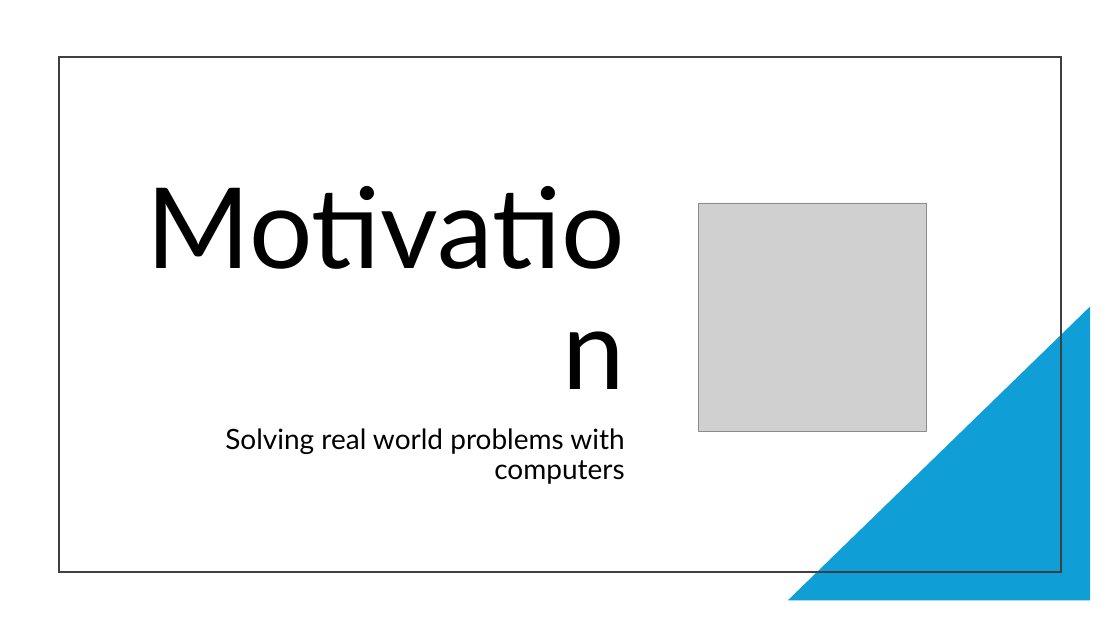
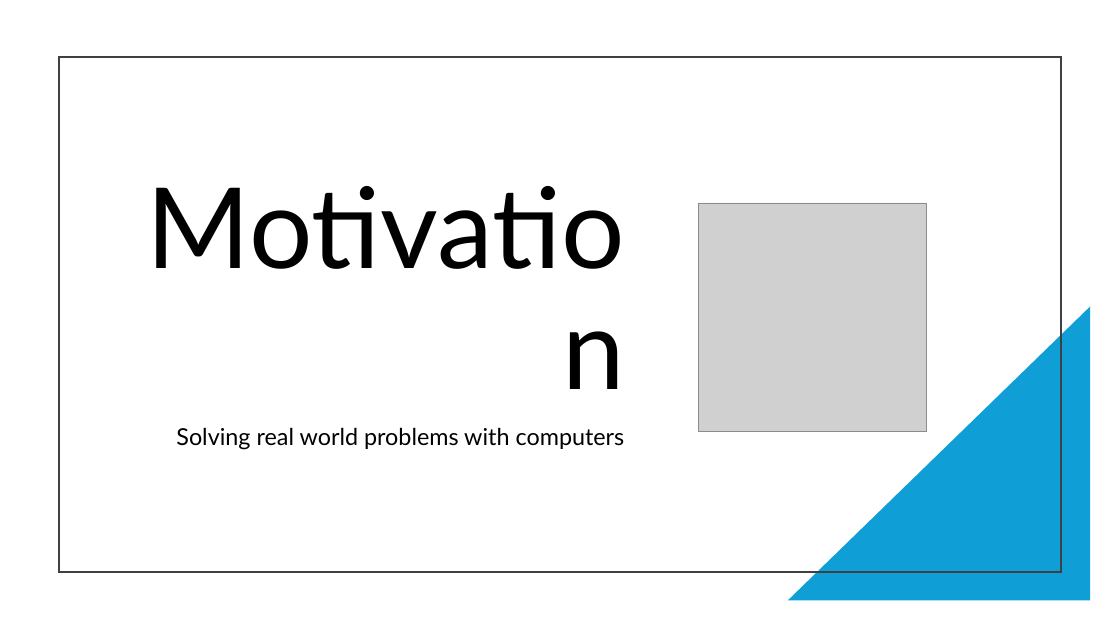
Before and after one commit to RobertNagy299/dsa-i-teaching, a slide deck: slide 8 of MyOwnPresentations/Data_Structures_and_Algorithms_I.pptx. Drawn at 1120x630 pixels with LibreOffice and Linux fonts; fonts in the diff are those of the drawing; grey boxes stand for pictures. Boxes give left, top, right and bottom in pixels: in the first picture for what was removed or moved away, otherwise in the second. Text is boxed around its words. In the diff, an @@ line names an element or a change of style, - is before the commit and + after.

```diff
--- a/MyOwnPresentations/Data_Structures_and_Algorithms_I.pptx
+++ b/MyOwnPresentations/Data_Structures_and_Algorithms_I.pptx
@@ text "Solving real world problems with ..." at <box>176,427,625,450</box>: size 24 to 20 pt @@
```
Also in this commit, not shown: 1 other slide changed, 5 other files.
